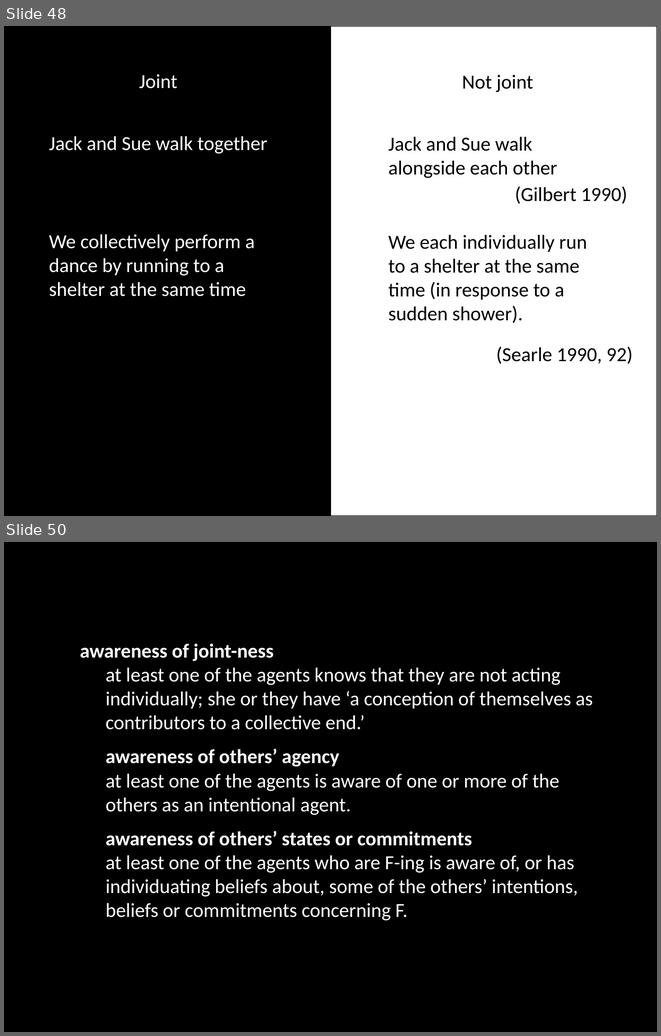
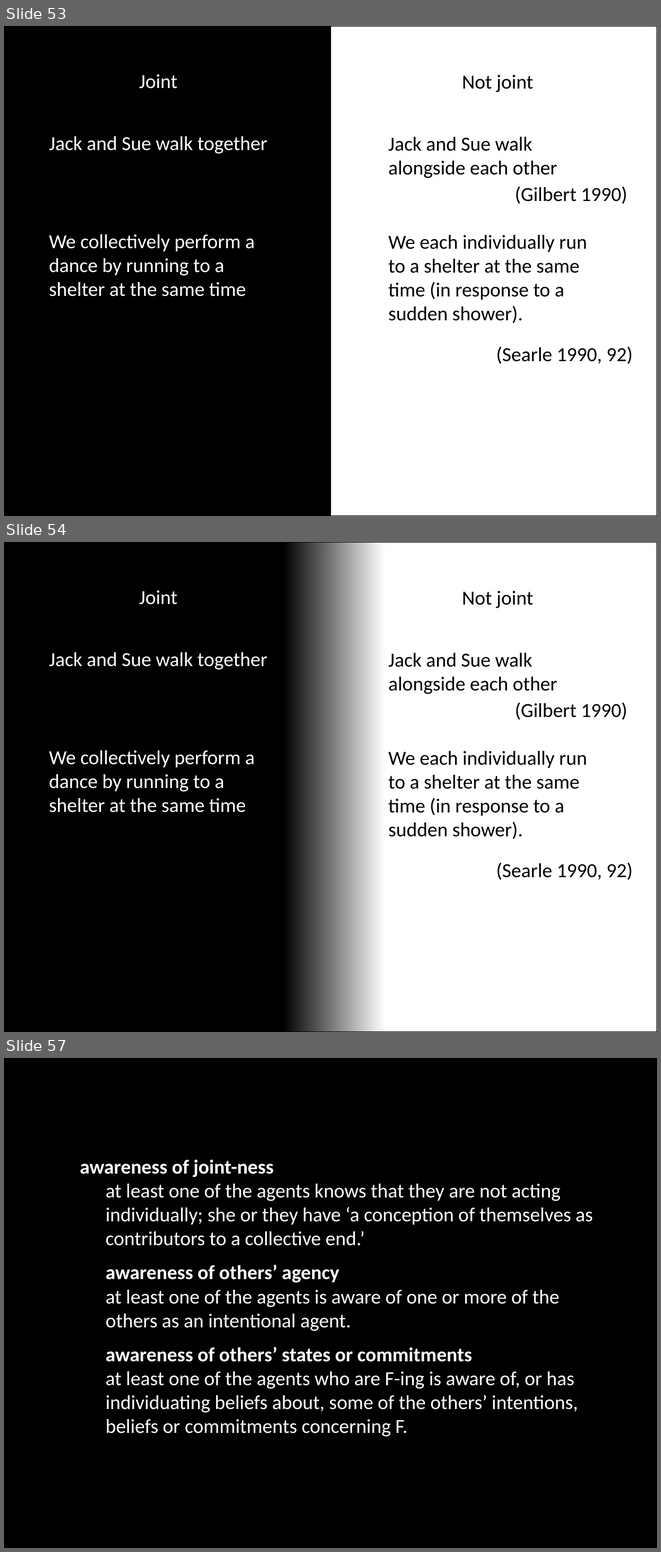
Before and after one commit to butterfill/writing, a slide deck: conf joint action --- sharing goals vs sharing intentions cambridge 2012 talk/intention and motor representation in joint action v2.pptx. Shown one above the other, each under a label of ours: slides 48 and 50 before the commit, slides 53, 54 and 57 after it; the slides between them are not shown. The pictures are 661x1036 and 661x1552 pixels, drawn with LibreOffice and Linux fonts; fonts in the diff are those of the drawing. Boxes give left, top, right and bottom in pixels: in the first picture for what was removed or moved away, otherwise in the second. Text is boxed around its words. In the diff, an @@ line names an element or a change of style, - is before the commit and + after.

```diff
--- a/conf joint action --- sharing goals vs sharing intentions cambridge 2012 talk/intention and motor representation in joint action v2.pptx
+++ b/conf joint action --- sharing goals vs sharing intentions cambridge 2012 talk/intention and motor representation in joint action v2.pptx
@@ slide 54 added at [4, 542, 657, 1032], background #000000 @@
@@ rectangle added at [284, 542, 657, 1032], fill gradient #FFFFFF, outline #000000 0.75 pt @@
@@ text added at [139, 590, 177, 605], 22 pt, text #FFFFFF @@
+Joint
@@ text added at [462, 591, 533, 608], 22 pt, text #000000 @@
+Not joint
@@ text added at [49, 652, 267, 670], 22 pt, text #FFFFFF @@
+Jack and Sue walk together
@@ text added at [388, 653, 557, 694], 22 pt, text #000000 @@
+Jack and Sue walk alongside each other
@@ text added at [515, 702, 628, 720], 22 pt, text #000000 @@
+(Gilbert 1990)
@@ text added at [49, 750, 255, 812], 22 pt, text #FFFFFF @@
+We collectively perform a dance by running to a shelter at the same time
@@ text added at [388, 751, 587, 839], 22 pt, text #000000 @@
+We each individually run to a shelter at the same time (in response to a sudden shower).
@@ text added at [496, 862, 633, 880], 22 pt, text #000000 @@
+(Searle 1990, 92)
@@ what was slide 48 is now slide 53 @@
@@ what was slide 50 is now slide 57 @@
```
Also in this commit, not shown: 18 slides changed, 7 other slides added, 1 slide removed.
